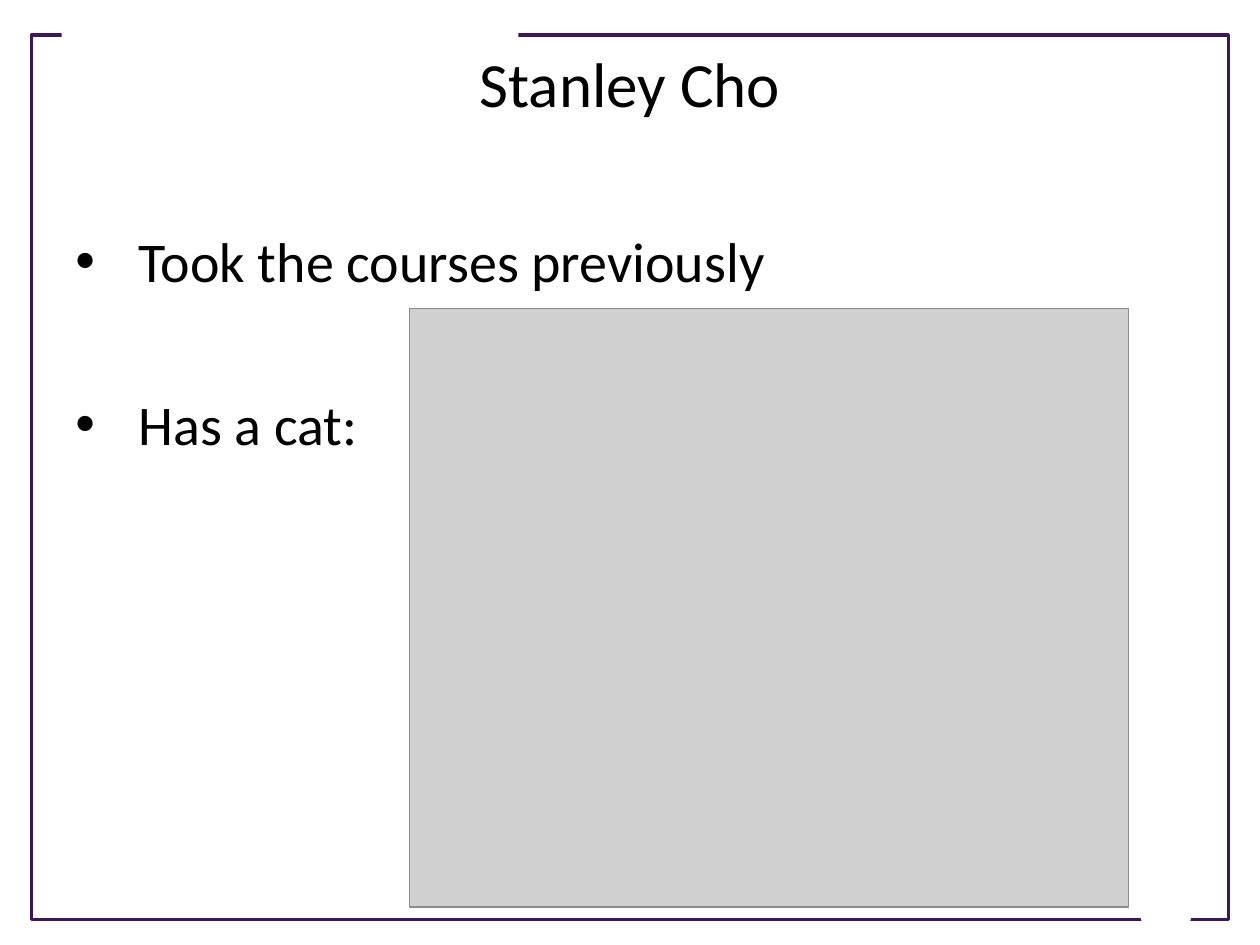
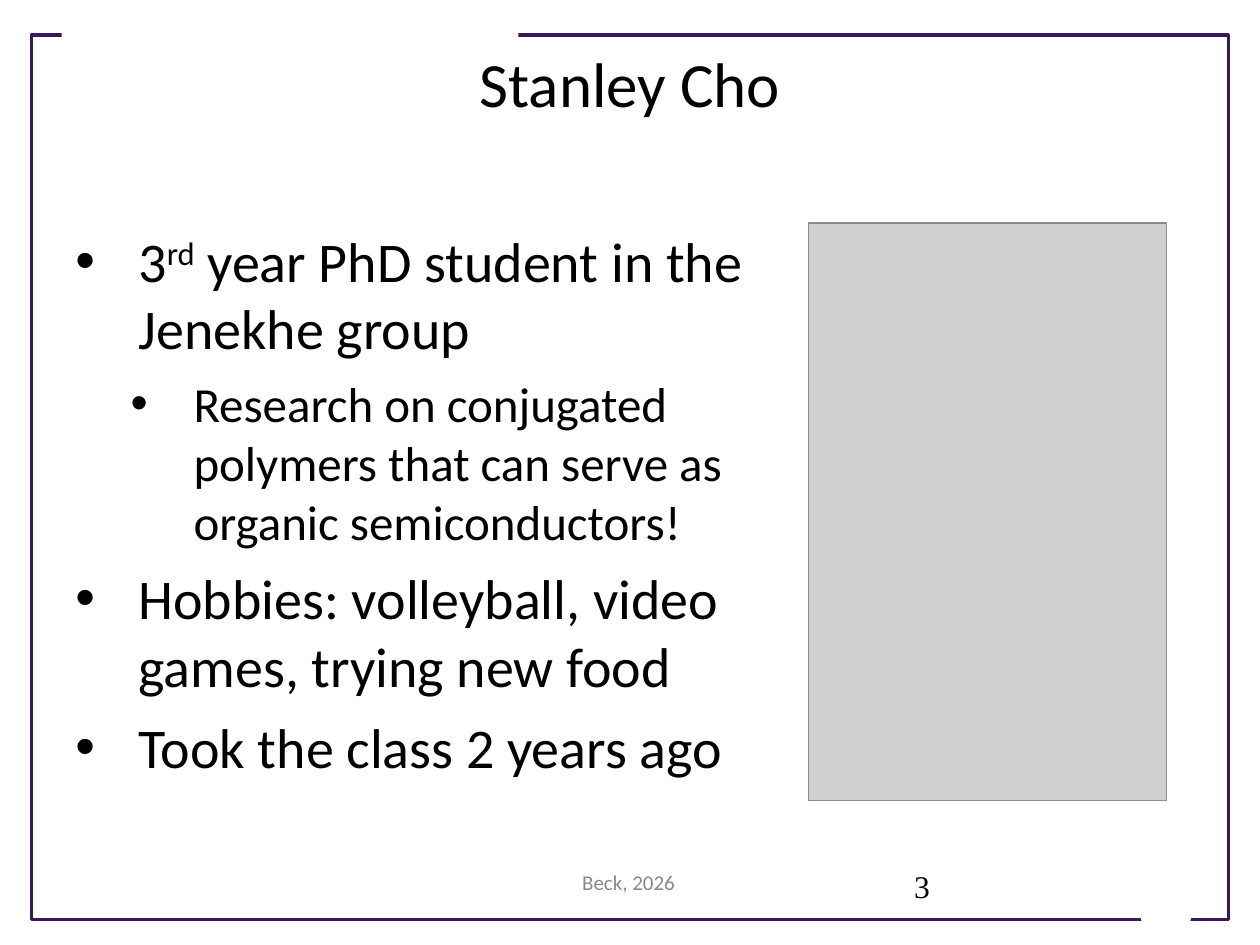
Before and after one commit to UWDIRECT/UWDIRECT.github.io, a slide deck: slide 3 of SEMDS/Course Introduction.pptx. Drawn at 1260x945 pixels with LibreOffice and Linux fonts; fonts in the diff are those of the drawing; grey boxes stand for pictures; background and template pictures are left out. Boxes give left, top, right and bottom in pixels: in the first picture for what was removed or moved away, otherwise in the second. Text is boxed around its words. In the diff, an @@ line names an element or a change of style, - is before the commit and + after.

```diff
--- a/SEMDS/Course Introduction.pptx
+++ b/SEMDS/Course Introduction.pptx
@@ picture added at bbox=[809, 223, 1167, 800] @@
@@ text at bbox=[138, 243, 742, 778]: text changed @@
-• Took the courses previously
-• Has a cat:
+• 3rd year PhD student in the Jenekhe group
+  • Research on conjugated polymers that can serve as organic semiconductors!
+• Hobbies: volleyball, video games, trying new food
+• Took the class 2 years ago
@@ picture removed at bbox=[410, 309, 1129, 907] @@
```
Also in this commit, not shown: 1 slide removed.
